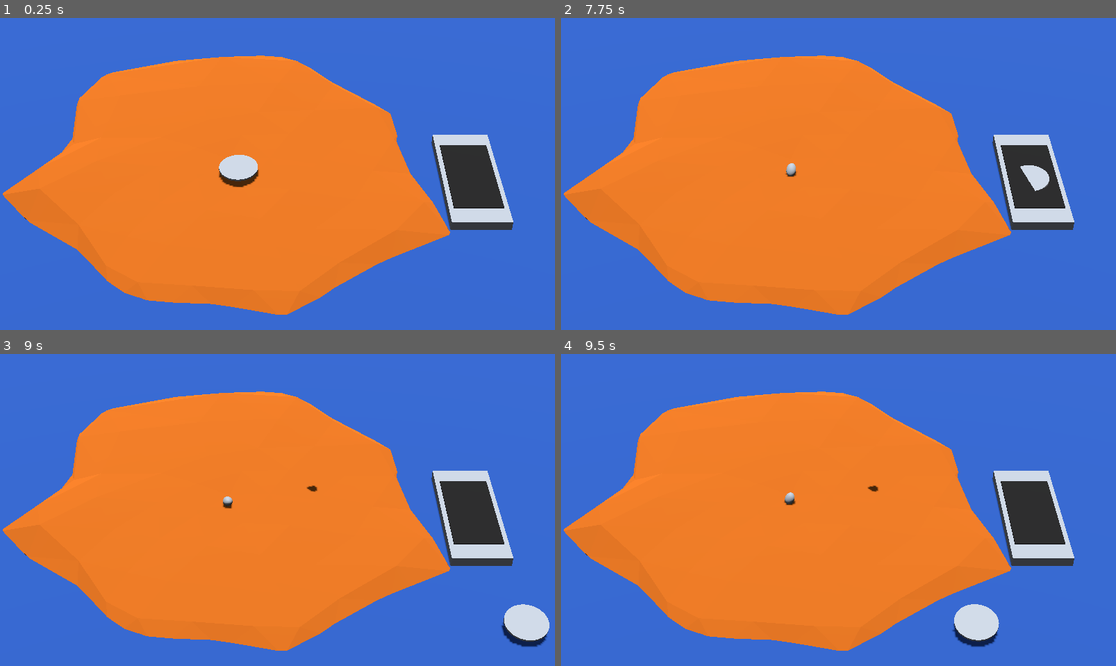
Above: before the commit, frames 1-4 (two rows, left to right).
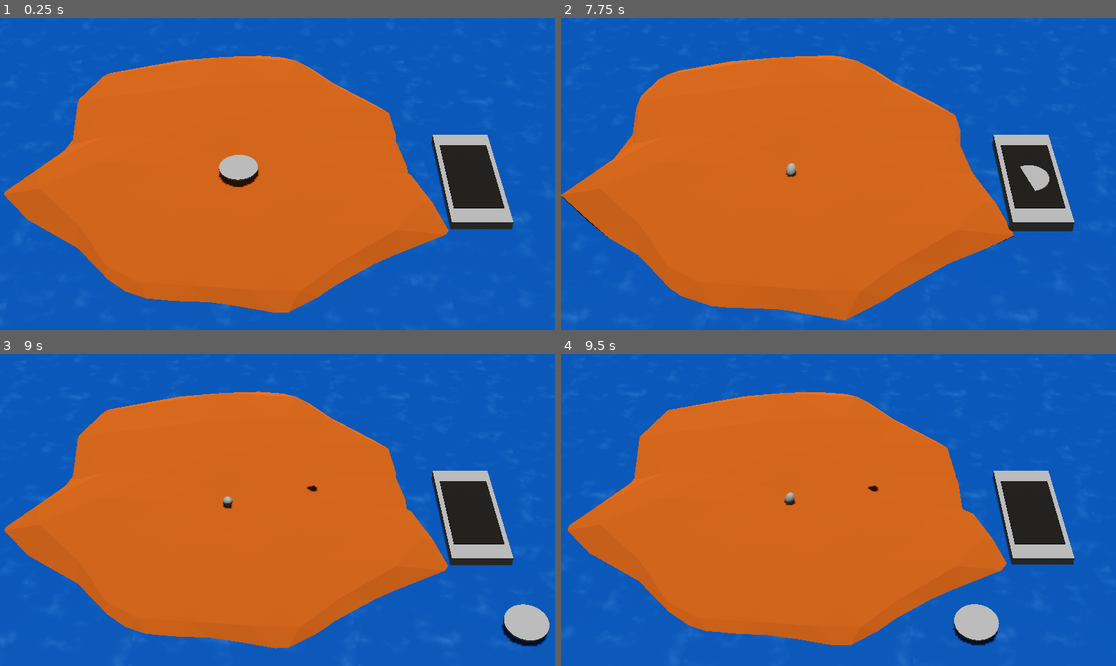
Above: after the commit, the same moments.

Repository: nikolajbaer/ldj56
Game: Godot game, scene res://root.tscn
Two runs of this game, one before a commit and one after it. Both use one fixed random seed, a clock stepped at 60 frames per second and the inputs below.
Inputs (mouse positions are in pixels of both pictures, inside the frame that each line leads up to):
- Up to frame 1 (0.25 s): no input
- Up to frame 2 (7.75 s): move the mouse to (960, 158) at 0.52 s; hold Right (right) 0.53-1.28 s; move the mouse to (727, 189) at 1.27 s; hold Down (down) 1.28-2.03 s; move the mouse to (894, 105) at 2.02 s; hold Right (right) 2.03-2.78 s; move the mouse to (810, 236) at 2.77 s; hold Up (up) 2.78-3.53 s; move the mouse to (1005, 220) at 3.52 s; hold Left (left) 3.53-5.03 s; move the mouse to (672, 127) at 4.27 s; move the mouse to (866, 174) at 5.02 s; hold Down (down) 5.03-5.78 s; move the mouse to (755, 96) at 5.77 s; hold Right (right) 5.78-6.53 s; move the mouse to (960, 158) at 6.52 s; hold Up (up) 6.53-7.28 s; move the mouse to (727, 189) at 7.27 s; hold Right (right) from 7.28 s (still down)
- Up to frame 3 (9 s): move the mouse to (333, 441) at 8.02 s; release Right (right) at 8.03 s; hold Down (down) 8.03-8.78 s; move the mouse to (249, 572) at 8.77 s; hold Left (left) from 8.78 s (still down)
- Up to frame 4 (9.5 s): keep holding Left (left)

The runs differ from the first frame. In frame 1, 98% of the frame differs, in the area x 0-100%, y 0-100%; in frame 2, 98%; in frame 3, 98%; in frame 4, 98%.

Commit message:
ocean shader

Diff:
--- /dev/null
+++ b/ocean.gdshader
@@ -0,0 +1,44 @@
+shader_type spatial;
+
+uniform vec4 shallow_color : source_color = vec4(0.1, 0.4, 0.7, 1.0);
+uniform vec4 deep_color : source_color = vec4(0.0, 0.2, 0.5, 1.0);
+uniform float wave_speed = 0.5;
+uniform float wave_frequency = 10.0;
+uniform float wave_amplitude = 0.1;
+uniform float foam_amount = 0.1;
+uniform float foam_cutoff = 0.8;
+uniform sampler2D noise_texture : source_color, filter_linear_mipmap, repeat_enable;
+
+varying vec3 world_position;
+
+void vertex() {
+    world_position = (MODEL_MATRIX * vec4(VERTEX, 1.0)).xyz;
+
+    // Add some vertical displacement for waves
+    float wave = sin(world_position.x * wave_frequency + TIME * wave_speed) *
+                 cos(world_position.z * wave_frequency + TIME * wave_speed) *
+                 wave_amplitude;
+    VERTEX.y += wave;
+}
+
+void fragment() {
+    // Calculate wave pattern
+    vec2 uv = world_position.xz / 10.0;
+    float noise = texture(noise_texture, uv + TIME * 0.05).r;
+
+    // Mix shallow and deep colors based on world position height
+    float depth = smoothstep(-1.0, 1.0, world_position.y);
+    vec3 water_color = mix(deep_color.rgb, shallow_color.rgb, depth);
+
+    // Add foam
+    float foam = smoothstep(foam_cutoff, foam_cutoff + foam_amount, noise);
+    water_color = mix(water_color, vec3(1.0), foam);
+
+    // Apply final color
+    ALBEDO = water_color;
+
+    // Add some specularity and smoothness
+    METALLIC = 0.1;
+    SPECULAR = 0.6;
+    ROUGHNESS = 0.2;
+}
--- a/root.tscn
+++ b/root.tscn
@@ -1,11 +1,34 @@
-[gd_scene load_steps=15 format=3 uid="uid://dyberu81x7rr3"]
+[gd_scene load_steps=20 format=3 uid="uid://dyberu81x7rr3"]
 
 [ext_resource type="PackedScene" uid="uid://bjt3arw5lu6dn" path="res://trampoline.tscn" id="1_jhr10"]
 [ext_resource type="Script" path="res://root.gd" id="1_pdsvo"]
 [ext_resource type="ArrayMesh" uid="uid://d38m4mq1vlvkd" path="res://assets/lopoly-island.obj" id="2_2kpgi"]
+[ext_resource type="Shader" path="res://ocean.gdshader" id="4_d3civ"]
+
+[sub_resource type="Environment" id="Environment_v7ao4"]
+ambient_light_color = Color(0.958918, 0.937631, 0.741529, 1)
+ambient_light_energy = 2.78
 
 [sub_resource type="ConcavePolygonShape3D" id="ConcavePolygonShape3D_45kfa"]
 data = PackedVector3Array(2.7665, 2.6777, 6.4002, 3.5366, 2.4306, 8.1774, 5.4124, 2.4683, 6.4411, -4.6302, 2.5345, 4.78 …(47449 unchanged characters)…
+
+[sub_resource type="FastNoiseLite" id="FastNoiseLite_lf1xk"]
+
+[sub_resource type="NoiseTexture2D" id="NoiseTexture2D_oh55c"]
+bump_strength = 9.5
+noise = SubResource("FastNoiseLite_lf1xk")
+
+[sub_resource type="ShaderMaterial" id="ShaderMaterial_5ll3s"]
+render_priority = 0
+shader = ExtResource("4_d3civ")
+shader_parameter/shallow_color = Color(0.1, 0.4, 0.7, 1)
+shader_parameter/deep_color = Color(0, 0.2, 0.5, 1)
+shader_parameter/wave_speed = 0.72
+shader_parameter/wave_frequency = 2.66
+shader_parameter/wave_amplitude = 0.21
+shader_parameter/foam_amount = 2.47
+shader_parameter/foam_cutoff = 0.49
+shader_parameter/noise_texture = SubResource("NoiseTexture2D_oh55c")
 
 [sub_resource type="PlaneMesh" id="PlaneMesh_87dsb"]
 size = Vector2(1000, 1000)
@@ -21,6 +44,7 @@
 [sub_resource type="Environment" id="Environment_838tx"]
 background_mode = 2
 sky = SubResource("Sky_lt4y7")
+ambient_light_color = Color(0.0868525, 0.363627, 0.778959, 1)
 
 [sub_resource type="BoxMesh" id="BoxMesh_p2bq5"]
 size = Vector3(3, 1, 7)
@@ -43,6 +67,7 @@
 
 [node name="Camera3D" type="Camera3D" parent="."]
 transform = Transform3D(1, 0, 0, 0, 0.766044, 0.642788, 0, -0.642788, 0.766044, 2, 30, 35)
+environment = SubResource("Environment_v7ao4")
 fov = 20.0
 
 [node name="ground" type="StaticBody3D" parent="."]
@@ -70,6 +95,7 @@
 autostart = true
 
 [node name="ocean" type="MeshInstance3D" parent="."]
+material_override = SubResource("ShaderMaterial_5ll3s")
 mesh = SubResource("PlaneMesh_87dsb")
 surface_material_override/0 = SubResource("StandardMaterial3D_os3lx")
 
Not shown, added: blender-src/lopoly-shroom.blend.import
